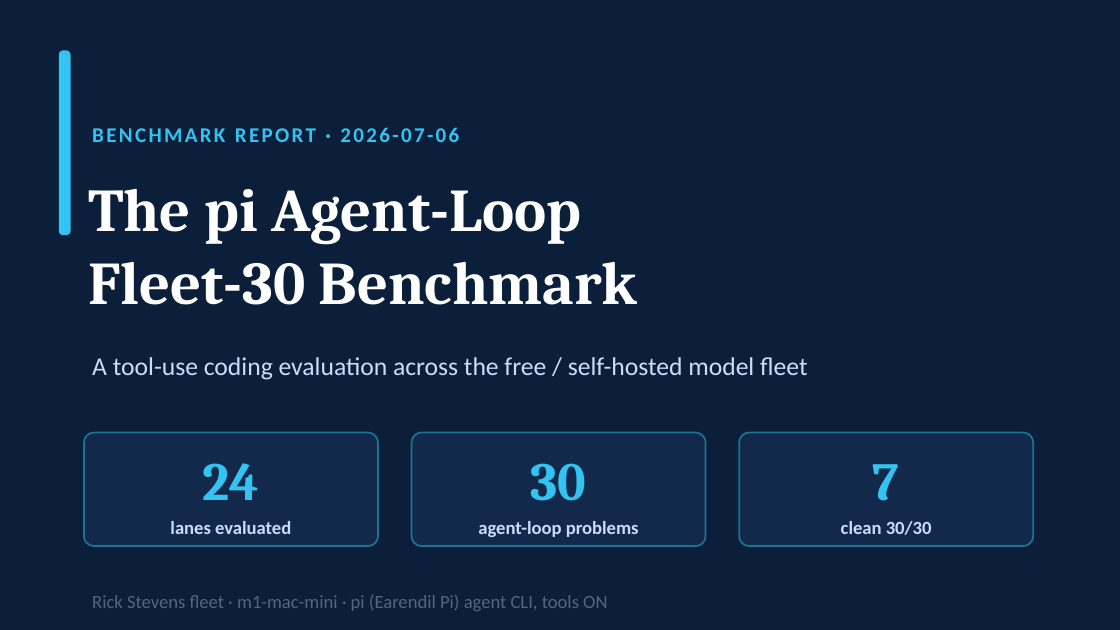
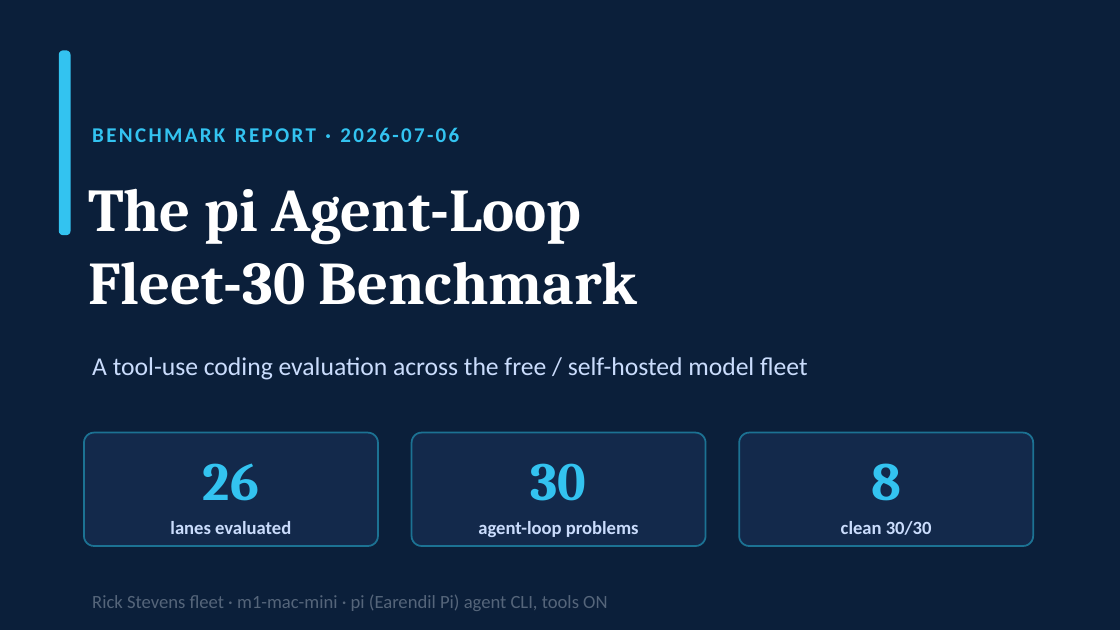
Before and after one commit to rick-stevens-ai/pi-30, a slide deck: slide 1 of deck/pi30_Fleet_Benchmark.pptx. Drawn at 1120x630 pixels with LibreOffice and Linux fonts; fonts in the diff are those of the drawing. Boxes give left, top, right and bottom in pixels: in the first picture for what was removed or moved away, otherwise in the second. Text is boxed around its words. In the diff, an @@ line names an element or a change of style, - is before the commit and + after.

```diff
--- a/deck/pi30_Fleet_Benchmark.pptx
+++ b/deck/pi30_Fleet_Benchmark.pptx
@@ text at [203,463,259,501]: text changed @@
-24
+26
@@ text at [871,463,901,501]: text changed @@
-7
+8
```
Also in this commit, not shown: 3 other slides changed, 5 other files.
